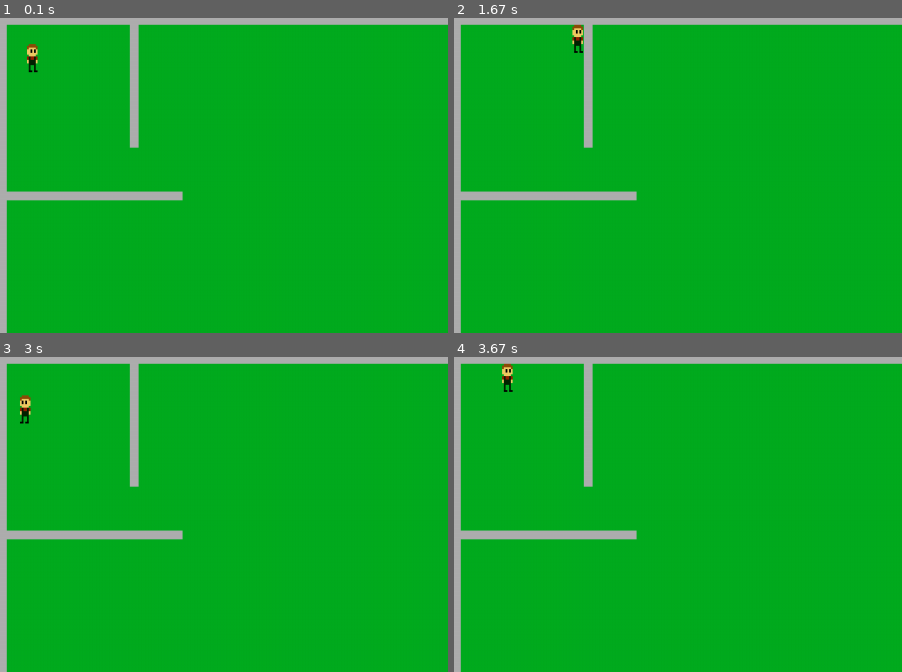
Above: before the commit, frames 1-4 (two rows, left to right).
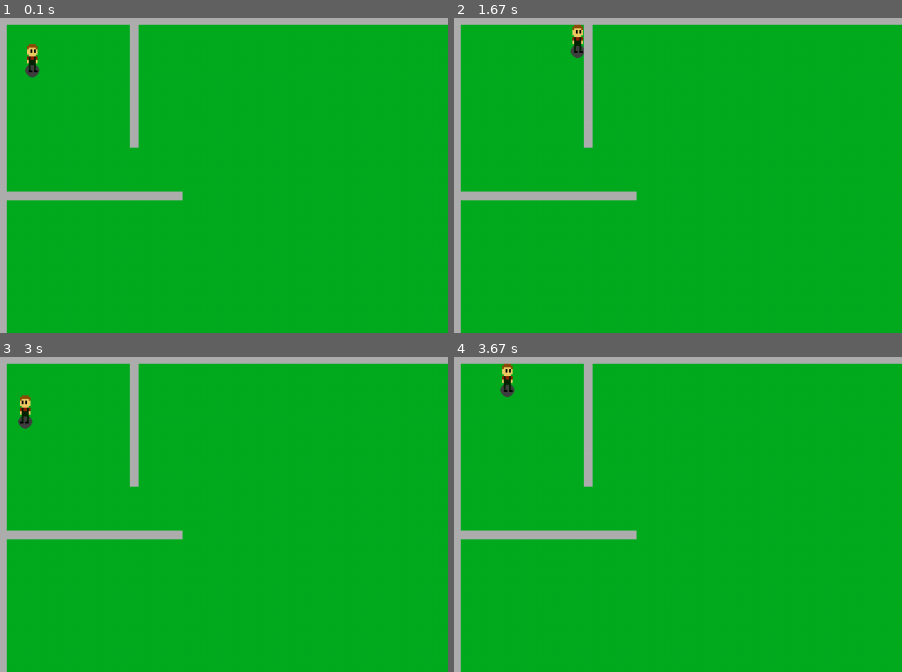
Above: after the commit, the same moments.

Repository: Lazar-Djukovic/Personal_Coding
Game: pygame game, started from 1. Python/4. Projects/MyAdventure/MyAdventureMain.py
The game is run twice, just before and just after one commit, with the same random seed, the same clock (stepped at 60 frames per second) and the same inputs.
Inputs:
- Up to frame 1 (0.1 s): no input
- Up to frame 2 (1.67 s): hold D 0.33-0.8 s; hold W 0.83-1.13 s; hold D 1.17-1.63 s
- Up to frame 3 (3 s): hold A 1.67-2.2 s; hold S 2.23-2.53 s; hold A 2.57-2.97 s
- Up to frame 4 (3.67 s): hold W 3-3.37 s; hold D from 3.4 s (still down)
The pictures show only the part of the screen within x 0-50%, y 0-50%; the shares and areas given below are measured in that part.

The runs differ from the first frame. In frame 1, less than 0.1% of the frame differs, in the area x 5-9%, y 14-20%; in frame 2, less than 0.1%; in frame 3, less than 0.1%, in the area x 4-8%, y 18-23%; in frame 4, less than 0.1%.

Commit message:
Update MyAdventureMain.py

Diff:
--- a/1. Python/4. Projects/MyAdventure/MyAdventureMain.py
+++ b/1. Python/4. Projects/MyAdventure/MyAdventureMain.py
@@ -32,6 +32,7 @@
 
         # Set height, width
 
+        #set default sprite
         self.image = PlayerImgR
 
         # Make our top-left corner the passed-in location.
@@ -75,6 +76,8 @@
                 self.rect.bottom = block.rect.top
             else:
                 self.rect.top = block.rect.bottom
+
+
 
     def direction(self,dir):
       if dir == 'Right':
@@ -182,6 +185,7 @@
 
     screen.fill(GREEN)
 
+    pygame.draw.circle(screen,(64,64,64),[player.rect.x+7,player.rect.y+30],8,8)
     all_sprite_list.draw(screen)
 
     pygame.display.flip()
